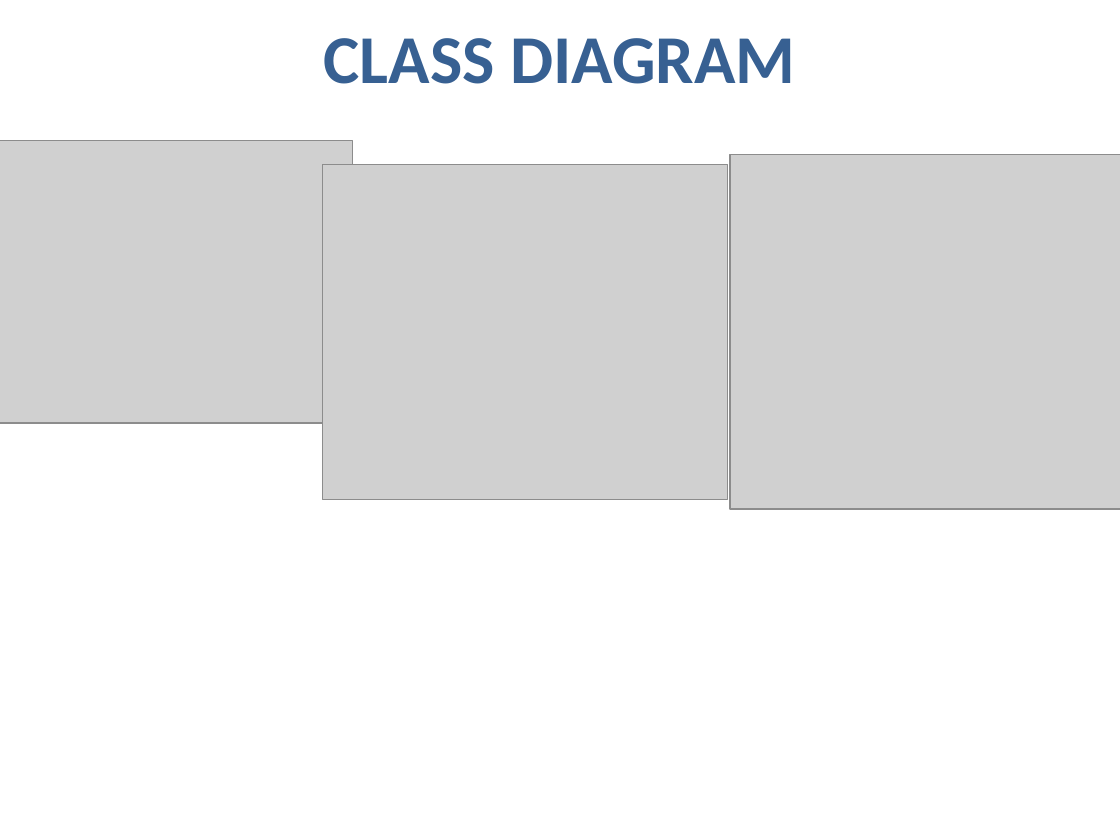
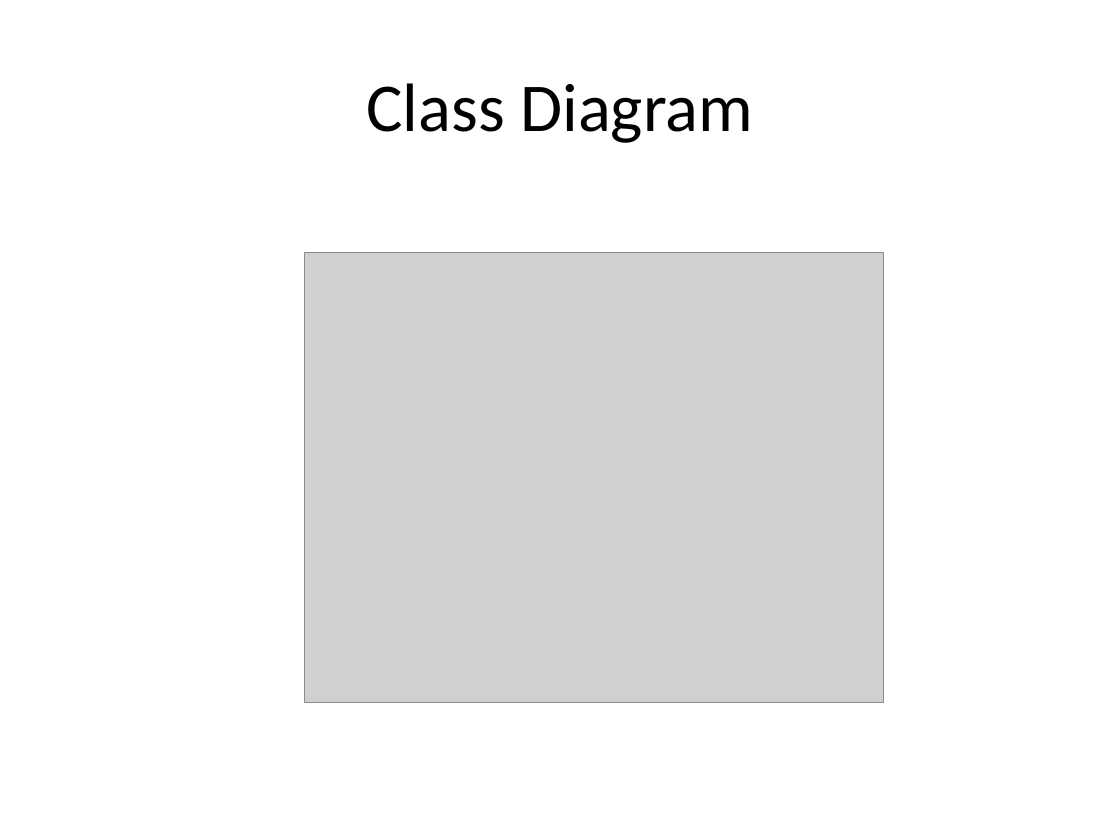
Before and after one commit to SamanwayCapg/Pecunia_codes, a slide deck: slide 4 of Presentation Ayush.pptx. Drawn at 1120x840 pixels with LibreOffice and Linux fonts; fonts in the diff are those of the drawing; grey boxes stand for pictures. Boxes give left, top, right and bottom in pixels: in the first picture for what was removed or moved away, otherwise in the second. Text is boxed around its words. In the diff, an @@ line names an element or a change of style, - is before the commit and + after.

```diff
--- a/Presentation Ayush.pptx
+++ b/Presentation Ayush.pptx
@@ title at <box>366,83,753,143</box>: text changed; text colour #376092 to #000000; bold off @@
-CLASS DIAGRAM
+Class Diagram
@@ picture removed at <box>0,141,353,423</box> @@
@@ picture removed at <box>323,165,728,500</box> @@
@@ picture removed at <box>730,155,1120,510</box> @@
@@ picture added at <box>305,252,884,702</box> @@
```
Also in this commit, not shown: 2 slides added.
